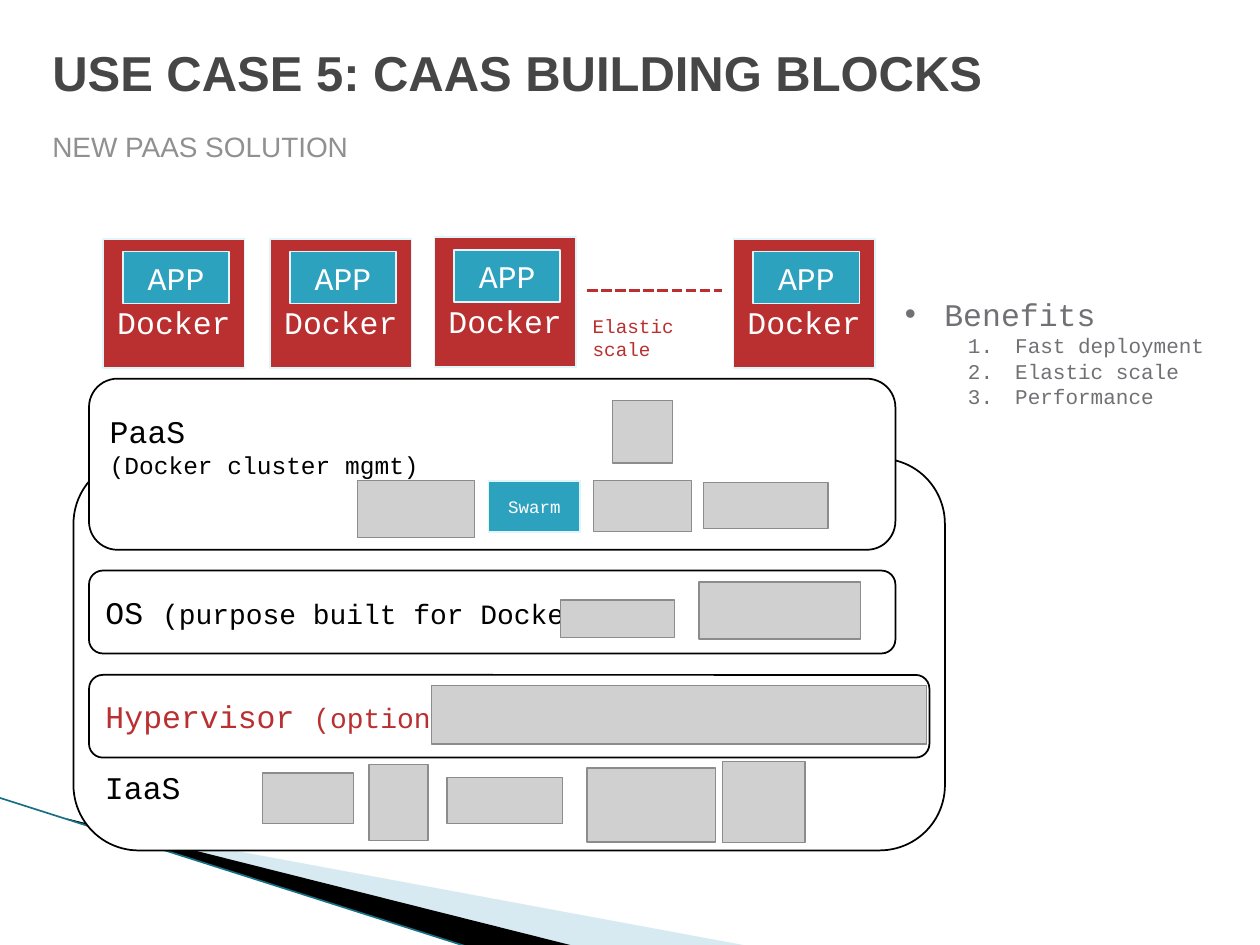
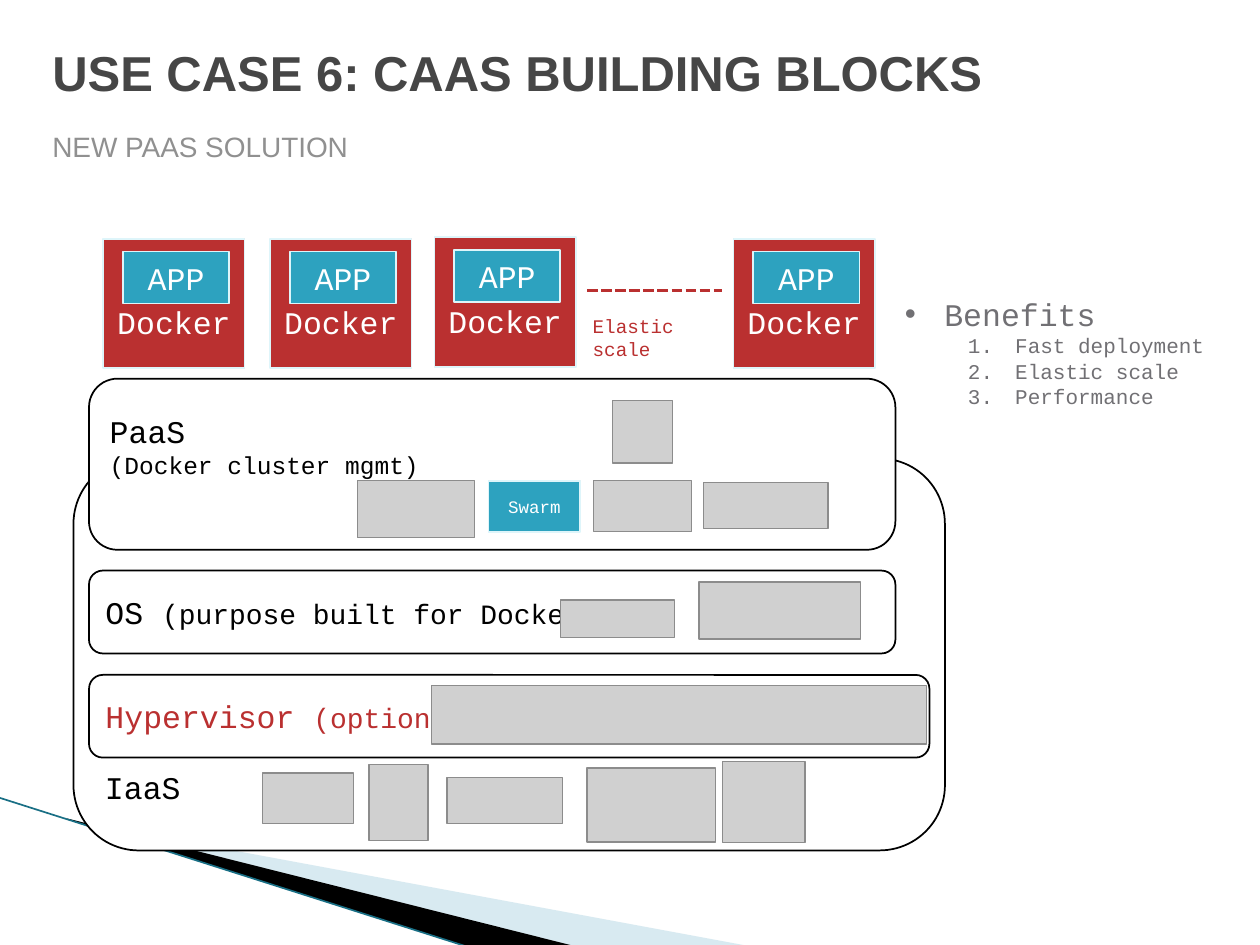
Before and after one commit to yangoliver/mydoc, a slide deck: slide 11 of slides/2016/docker_use_case_summary.pptx (slide 10 before the commit). Drawn at 1260x945 pixels with LibreOffice and Linux fonts; fonts in the diff are those of the drawing; grey boxes stand for pictures; background and template pictures are left out. Boxes give left, top, right and bottom in pixels: in the first picture for what was removed or moved away, otherwise in the second. Text is boxed around its words. In the diff, an @@ line names an element or a change of style, - is before the commit and + after.

```diff
--- a/slides/2016/docker_use_case_summary.pptx
+++ b/slides/2016/docker_use_case_summary.pptx
@@ title at (52,57,982,92): text changed @@
-USE CASE 5: CAAS BUILDING BLOCKS
+USE CASE 6: CAAS BUILDING BLOCKS
```
Also in this commit, not shown: 6 other slides changed, 2 slides added, 1 other file.
